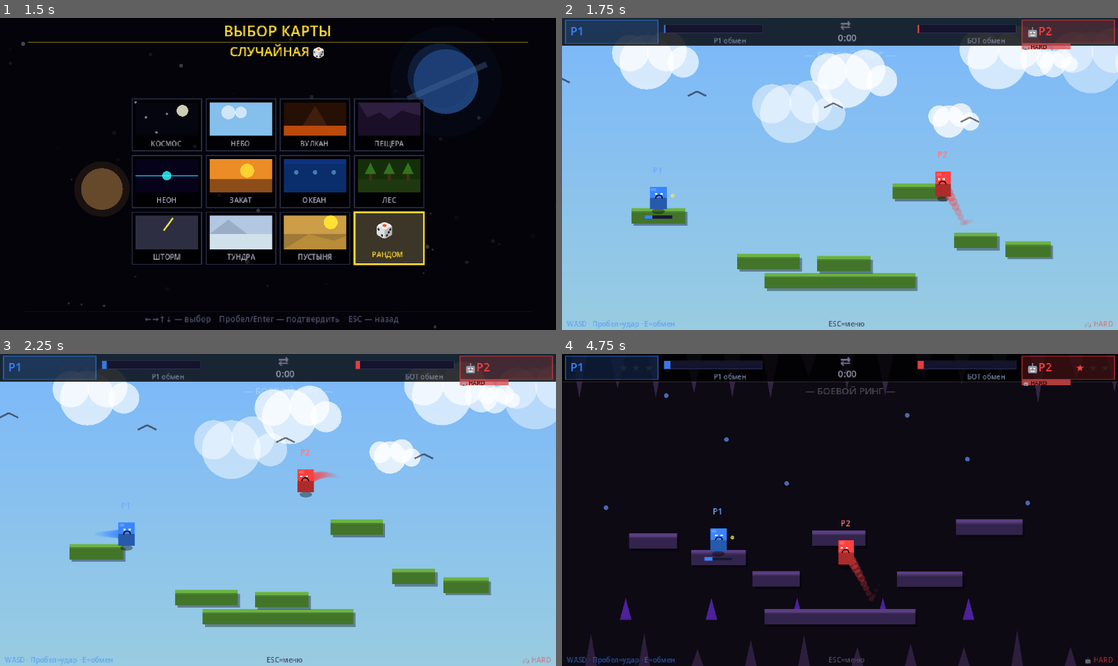
Above: before the commit, frames 1-4 (two rows, left to right).
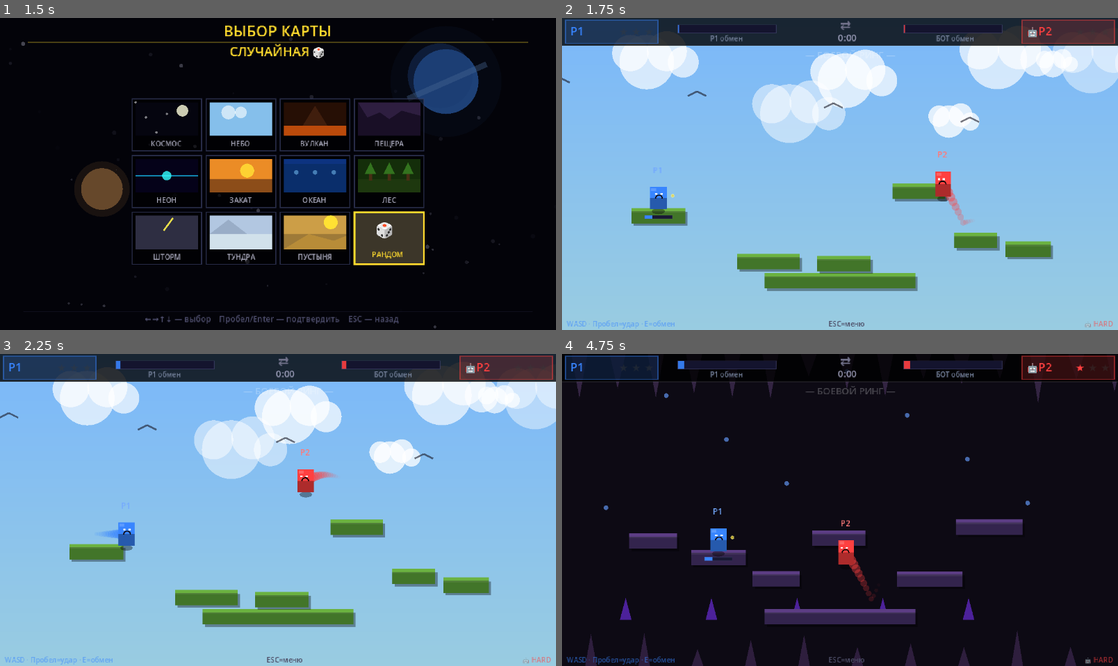
Above: after the commit, the same moments.

Repository: kkeefi/Swap-slap
Game: Godot game, scene res://Game.tscn
Two runs of this game, one before a commit and one after it. Both use one fixed random seed, a clock stepped at 60 frames per second and the inputs below.
Inputs:
- Up to frame 1 (1.5 s): tap Enter (p2_swap) at 0.5, 1.35 s; hold D 0.53-1.28 s; tap E (p1_swap) at 0.6 s; tap Space at 0.77 s; hold S from 1.28 s (still down)
- Up to frame 2 (1.75 s): keep holding S; tap Space at 1.52 s
- Up to frame 3 (2.25 s): release S at 2.03 s; hold D from 2.03 s (still down); tap H at 2.1 s
- Up to frame 4 (4.75 s): release D at 2.78 s; hold Up 2.78-3.53 s; tap I at 2.85 s; tap Space at 3.02, 3.77, 4.52 s; hold Left from 3.53 s (still down); tap T at 3.6 s; tap B at 4.35 s

Frame 1 is identical in both runs. In frame 2, 0.5% of the frame differs, in the area x 18-92%, y 2-11%; in frame 3, 0.5%; in frame 4, 0.8%.

Commit message:
fix: king's timer and bot's difficulty label

Diff:
--- a/scripts/globals.gd
+++ b/scripts/globals.gd
@@ -12,7 +12,7 @@
 const VH: float = 270.0
 const PW: float = 7.0
 const PH: float = 10.0
-const KING_WIN_TIME: float = 7.0
+const KING_WIN_TIME: float = 5.0
 
 const C_P1: Color = Color(0.22, 0.52, 1.00)
 const C_P2: Color = Color(1.00, 0.25, 0.25)
--- a/scripts/renderer.gd
+++ b/scripts/renderer.gd
@@ -425,7 +425,7 @@
 	c.draw_rect(king_rect, Color(1,1,0,0.35+abs(sin(time*3.2))*0.38), false, 1.8)
 	var cx : float = king_rect.position.x + king_rect.size.x/2.0
 	var cy : float = king_rect.position.y + king_rect.size.y/2.0
-	c.draw_string(ThemeDB.fallback_font, Vector2(cx, cy+5),
+	c.draw_string(ThemeDB.fallback_font, Vector2(cx-7, cy+5),
 				  "♛", HORIZONTAL_ALIGNMENT_CENTER, -1, 14, Color(1,0.9,0.2,0.52))
 	var by_ : float = king_rect.position.y - 14
 	c.draw_string(ThemeDB.fallback_font, Vector2(king_rect.position.x+2, by_),
@@ -450,7 +450,7 @@
 
 	if mode != Globals.Mode.CHAOS:
 		var bw : float  = 85.0; var bh : float = 7.0; var by_ : float = 6.0
-		var b1x : float = 88.0; var b2x : float = VW - 88.0 - bw
+		var b1x : float = 100.0; var b2x : float = VW - 100.0 - bw
 		for i in 2:
 			var bx : float  = b1x if i==0 else b2x
 			var sc : float  = float(swap_charge[i])
@@ -464,11 +464,11 @@
 			if rdy:
 				lbl = "P1:[E] ОБМЕН!" if i==0 else ("🤖 ОБМЕН!" if is_bot else "P2:[↵] ОБМЕН!")
 				if abs(sin(menu_blink*5))>0.3:
-					c.draw_string(font, Vector2(bx+bw/2, by_+16), lbl,
+					c.draw_string(font, Vector2(bx+bw/2 - 15, by_+16), lbl,
 								  HORIZONTAL_ALIGNMENT_CENTER, -1, 7, Globals.C_GOLD)
 			else:
 				lbl = "P1 обмен" if i==0 else ("БОТ обмен" if is_bot else "P2 обмен")
-				c.draw_string(font, Vector2(bx+bw/2, by_+16), lbl,
+				c.draw_string(font, Vector2(bx+bw/2 - 15, by_+14), lbl,
 							  HORIZONTAL_ALIGNMENT_CENTER, -1, 6, Color(0.45,0.50,0.60))
 		c.draw_string(font, Vector2(VW/2, 10), "⇄",
 					  HORIZONTAL_ALIGNMENT_CENTER, -1, 11, Color(0.45,0.45,0.55))
@@ -512,21 +512,15 @@
 					  Color(Globals.C_P2.r,Globals.C_P2.g,Globals.C_P2.b,0.55))
 	else:
 		var diff_name : String = "🤖 " + Globals.DIFF_NAMES[Globals.bot_difficulty]
-		var diff_col : Color = Globals.DIFF_COLORS[Globals.bot_difficulty]
-
-		# Считаем ширину строки вместе со смайликом
+
 		var text_width = font.get_string_size(diff_name, HORIZONTAL_ALIGNMENT_LEFT, -1, 6).x
-		# Вычисляем позицию: правый край экрана минус ширина текста минус отступ 4
 		var text_pos = Vector2(VW - text_width - 4, VH - 3)
 
 		c.draw_string(font, text_pos,
 					  diff_name,
 					  HORIZONTAL_ALIGNMENT_LEFT, -1, 6,
 					  Color(Globals.C_P2.r,Globals.C_P2.g,Globals.C_P2.b,0.55))
-		c.draw_rect(Rect2(VW-83, 22, 42, 5),
-					Color(diff_col.r,diff_col.g,diff_col.b,0.75))
-		c.draw_string(font, Vector2(VW-82, 27), diff_name,
-					  HORIZONTAL_ALIGNMENT_LEFT, -1, 5, Color(0,0,0,0.88))
+
 	c.draw_string(font, Vector2(VW/2 - 10, VH-3), "ESC=меню",
 				  HORIZONTAL_ALIGNMENT_CENTER, -1, 6, Color(0.30,0.30,0.40))
 
